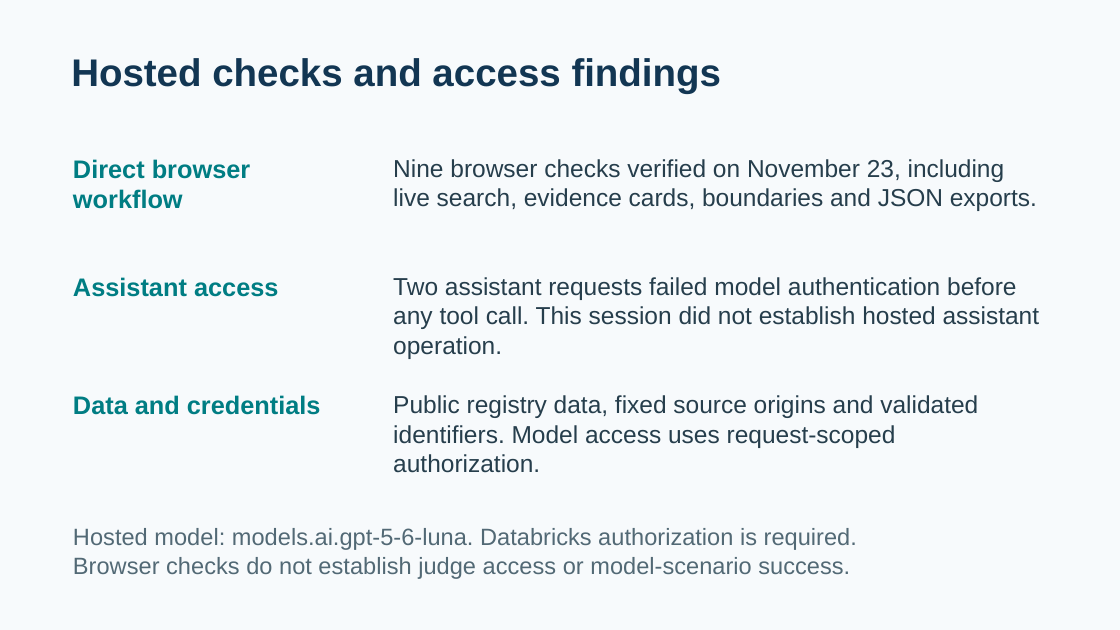
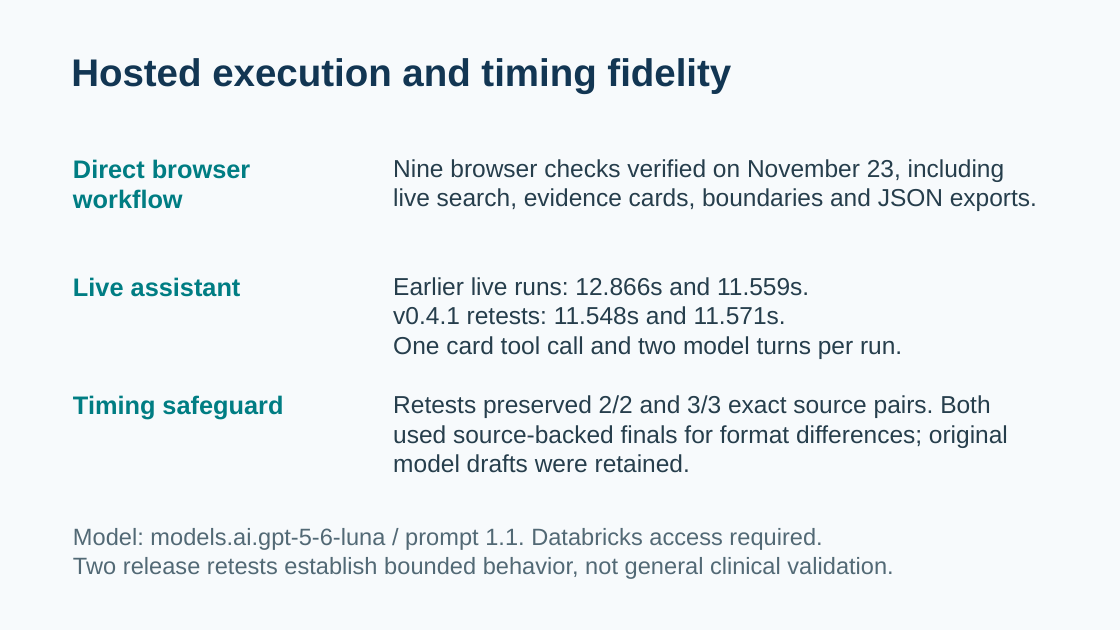
Before and after one commit to imtiaz-cdc/T2D-compass, a slide deck: slide 8 of deliverables/2026-11-23/03-T2D-Compass-Slides.pptx. Drawn at 1120x630 pixels with LibreOffice and Linux fonts; fonts in the diff are those of the drawing. Boxes give left, top, right and bottom in pixels: in the first picture for what was removed or moved away, otherwise in the second. Text is boxed around its words. In the diff, an @@ line names an element or a change of style, - is before the commit and + after.

```diff
--- a/deliverables/2026-11-23/03-T2D-Compass-Slides.pptx
+++ b/deliverables/2026-11-23/03-T2D-Compass-Slides.pptx
@@ text at box(71, 58, 731, 94): text changed @@
-Hosted checks and access findings
+Hosted execution and timing fidelity
@@ text at box(73, 277, 241, 297): text changed @@
-Assistant access
+Live assistant
@@ text at box(393, 277, 902, 359): text changed @@
-Two assistant requests failed model authentication before any tool call. This session did not establish hosted assistant operation.
+Earlier live runs: 12.866s and 11.559s.
+v0.4.1 retests: 11.548s and 11.571s.
+One card tool call and two model turns per run.
@@ text at box(73, 395, 283, 420): text changed @@
-Data and credentials
+Timing safeguard
@@ text at box(393, 395, 1008, 473): text changed @@
-Public registry data, fixed source origins and validated identifiers. Model access uses request-scoped authorization.
+Retests preserved 2/2 and 3/3 exact source pairs. Both used source-backed finals for format differences; original model drafts were retained.
@@ text at box(73, 528, 893, 579): text changed @@
-Hosted model: models.ai.gpt-5-6-luna. Databricks authorization is required.
-Browser checks do not establish judge access or model-scenario success.
+Model: models.ai.gpt-5-6-luna / prompt 1.1. Databricks access required.
+Two release retests establish bounded behavior, not general clinical validation.
```
Also in this commit, not shown: 3 other slides changed, 28 other files.
